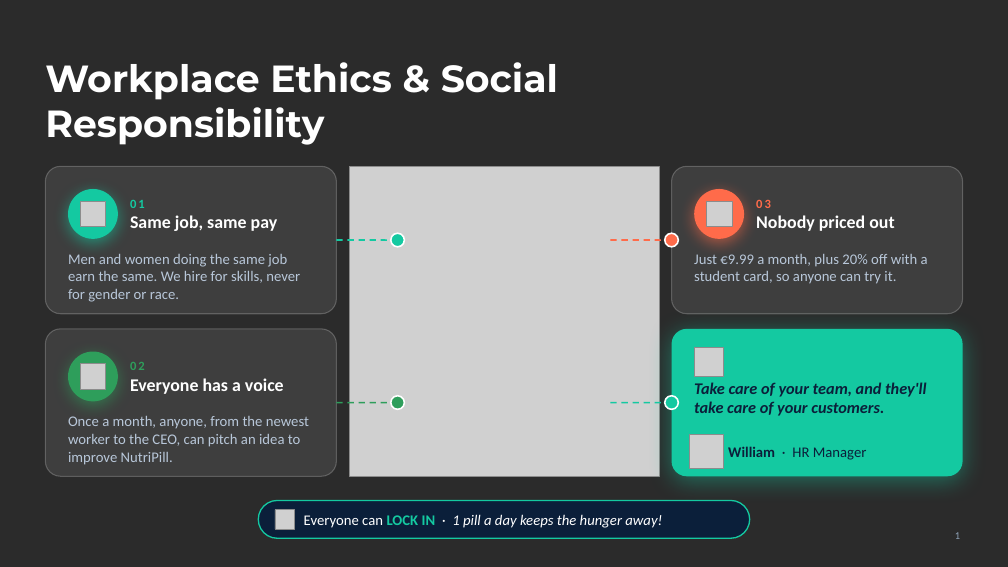
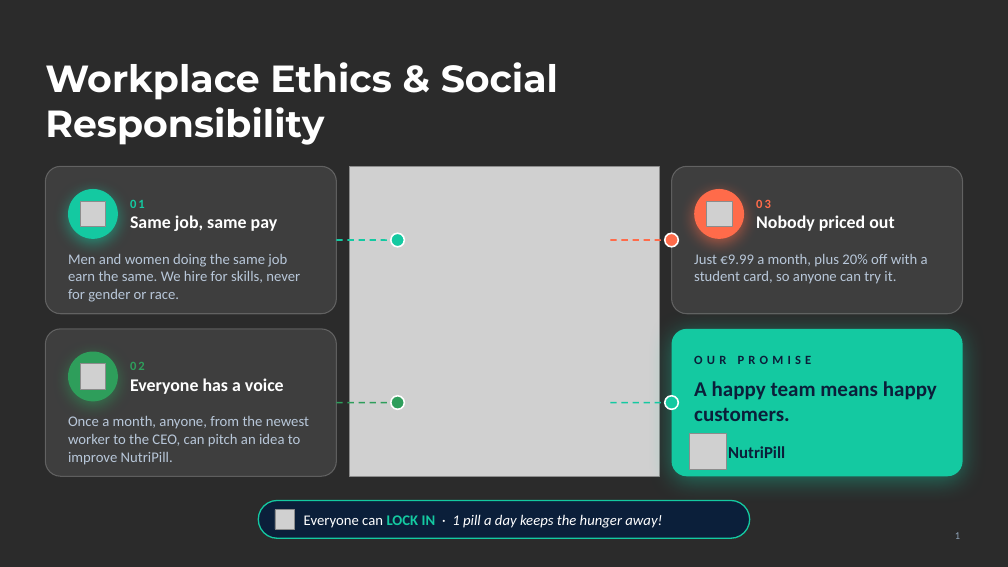
Before and after one commit to Johnporkthethird/english-presentaiton-, a slide deck: slide 1 of Workplace-Ethics-slide.pptx. Drawn at 1008x567 pixels with LibreOffice and Linux fonts; fonts in the diff are those of the drawing; grey boxes stand for pictures; background and template pictures are left out; a plain dark background stands for a picture behind light text. Boxes give left, top, right and bottom in pixels: in the first picture for what was removed or moved away, otherwise in the second. Text is boxed around its words. In the diff, an @@ line names an element or a change of style, - is before the commit and + after.

```diff
--- a/Workplace-Ethics-slide.pptx
+++ b/Workplace-Ethics-slide.pptx
@@ picture removed at [694, 348, 723, 377] @@
@@ text added at [694, 356, 812, 364], 12 pt, text #0B1F3A, bold @@
+OUR PROMISE
@@ text at [694, 381, 937, 421]: text changed; size 15.5 to 20 pt; italic off @@
-Take care of your team, and they'll take care of your customers.
+A happy team means happy customers.
@@ text at [728, 446, 785, 458]: text changed; size 14 to 16 pt; bold on @@
-William · HR Manager
+NutriPill
```
Also in this commit, not shown: 2 other files.
